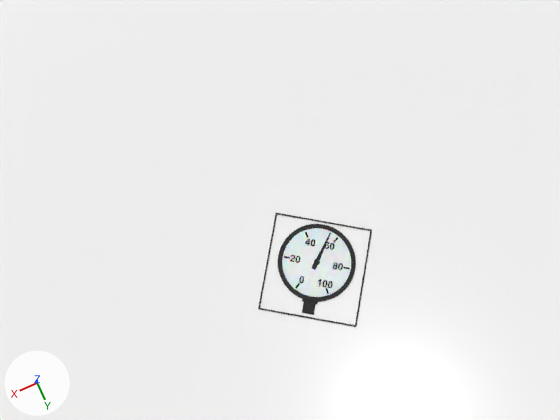
A saved change to the Blender file scripts/manometro.blend.
The view is the same before and after, from the file's camera 'camera'. Arrows for +X, +Y and +Z are at lower left; the lights stay in place. The picture after the commit comes second.

Names of what the first picture shows: 'base_man', 'borda_man', 'branco_man', 'piso', 'preto_man' and 2 more.
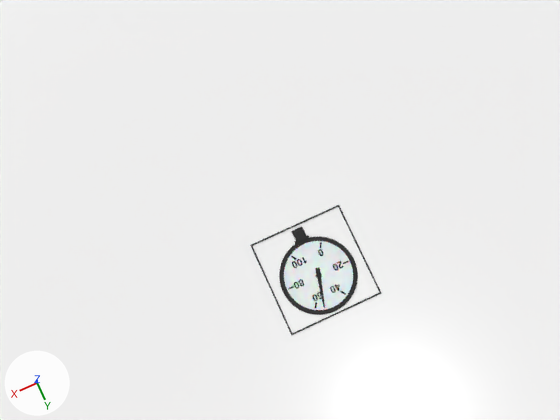
ob_mestre_manometro is not drawn itself; it is the parent of ob_branco_man, ob_escala_man, ob_preto_man, ob_agulha, ob_borda_man, ob_base_man, ob_empty_80, ob_empty_20.

The change, as JSON lines over the scene's bpy script:
```json
{"op": "set", "path": "ob_mestre_manometro.rotation_euler", "old": "(0.0, 0.0, 2.531)", "new": "(0.0, 0.0, 0.0)", "note": "degrees (0, 0, 145) -> degrees (0, 0, 0)"}
```

Changed parts and their boxes (x1, y1, x2, y2) in the pictures (560 x 420 px):
```json
{"object": "base_man", "change": "turned", "before": [258, 213, 372, 327], "after": [251, 207, 382, 336]}
{"object": "branco_man", "change": "turned", "before": [282, 228, 351, 297], "after": [284, 241, 353, 310]}
{"object": "preto_man", "change": "turned", "before": [278, 224, 356, 315], "after": [279, 227, 358, 315]}
{"object": "borda_man", "change": "turned", "before": [258, 213, 372, 327], "after": [250, 205, 381, 335]}
{"object": "escala_man", "change": "turned", "before": [284, 232, 350, 294], "after": [288, 242, 348, 308]}
{"object": "agulha", "change": "turned", "before": [312, 233, 331, 270], "after": [315, 268, 325, 308]}
```
